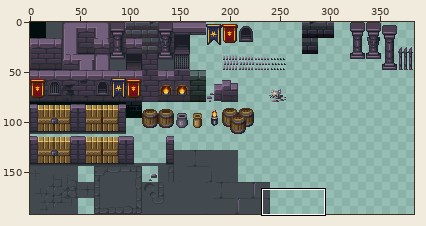
Sprite sheet: escape the catacombs/Assets/Art/Dungeon Tileset/Dungeon tileset.png. Above, an overview of the earlier version with the close-up marked.
Close-up. Before the edit:
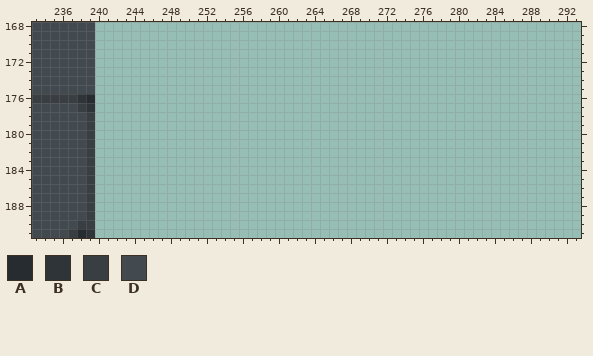
The file is 384x192 pixels. Colours within 5 levels of each other are drawn and written as one. Shown: x 233..293, y 168..191.
Palette (. is transparent): A #262c2f  B #2f3438  C #383e42  D #42494f
Pixels before, first column x 233:
168 DDDDDDD
169 DDDDDDD
170 DDDDDDD
171 DDDDDDD
172 DDDDDDD
173 DDDDDDD
174 DDDDDDD
175 DDDDDDD
176 CCCCCBA
177 DDDDDCB
178 DDDDDDC
179 DDDDDDC
180 DDDDDDC
181 DDDDDDC
182 DDDDDDC
183 DDDDDDC
184 DDDDDDC
185 DDDDDDC
186 DDDDDDC
187 DDDDDDC
188 DDDDDDC
189 DDDDDDC
190 DDDDDCC
191 DDDDCAB
Once edited:
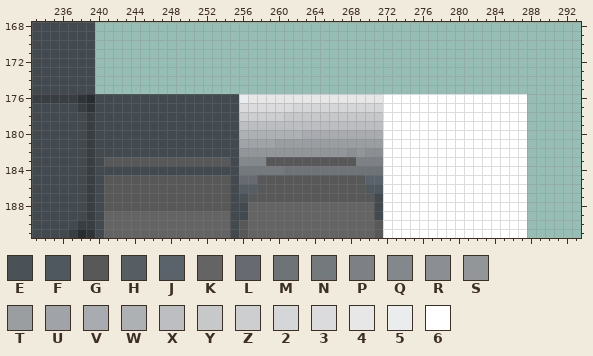
Colours new in this view: E #4a5157  F #4f585e  G #585858  H #575e63  J #5a636b  K #646464  L #676b71  M #6e7378  N #73797d  P #7d8185  Q #83888c  R #8b8f93  S #929699  T #9a9ea1  U #a0a3a7  V #a8abaf  W #aeb1b3  X #bcbec1  Y #c6c8ca  Z #cccecf  2 #d5d6d8  3 #dbdbde  4 #e7e7e8  5 #ebecee  6 #ffffff
The exact change:
y 176: x 240..287 ................................................ -> DDDDDDDDDDDDDDDD54444444444444446666666666666666
y 177: x 240..287 ................................................ -> DDDDDDDDDDDDDDDD33333322222222226666666666666666
y 178: x 240..287 ................................................ -> DDDDDDDDDDDDDDDDZZZZZYYYYYYYYYYY6666666666666666
y 179: x 240..287 ................................................ -> DDDDDDDDDDDDDDDDXXXXXXXXXXXXXXXX6666666666666666
y 180: x 240..287 ................................................ -> DDDDDDDDDDDDDDDDWWWWWWWVVVVVVVVV6666666666666666
y 181: x 240..287 ................................................ -> DDDDDDDDDDDDDDDDUUUUTTTTTTTTTTTT6666666666666666
y 182: x 240..287 ................................................ -> DDDDDDDDDDDDDDDDSSSSSSSSSSSSRSRR6666666666666666
y 183: x 240..287 ................................................ -> DGGGGGGGGGGGGGGDQQQGGGGGGGGGGPPP6666666666666666
y 184: x 240..287 ................................................ -> DDDDDDDDDDDDDDDDNNNNNMMMMMMMMMMM6666666666666666
y 185: x 240..287 ................................................ -> DGGGGGGGGGGGGGGDLLGGGGGGGGGGGGJJ6666666666666666
y 186: x 240..287 ................................................ -> DGGGGGGGGGGGGGGDHHGGGGGGGGGGGGFF6666666666666666
y 187: x 240..287 ................................................ -> DGGGGGGGGGGGGGGDEGGGGGGGGGGGGGGD6666666666666666
y 188: x 240..287 ................................................ -> DGGGGGGGGGGGGGGDDKKKKKKKKKKKKKKD6666666666666666
y 189: x 240..287 ................................................ -> DKKKKKKKKKKKKKKDDKKKKKKKKKKKKKKD6666666666666666
y 190..191: x 240..287 ................................................ -> DKKKKKKKKKKKKKKDGKKKKKKKKKKKKKKG6666666666666666
Changed places in both close-ups, as pixel boxes (x1, y1, x2, y2):
added: (95, 94, 527, 238)
